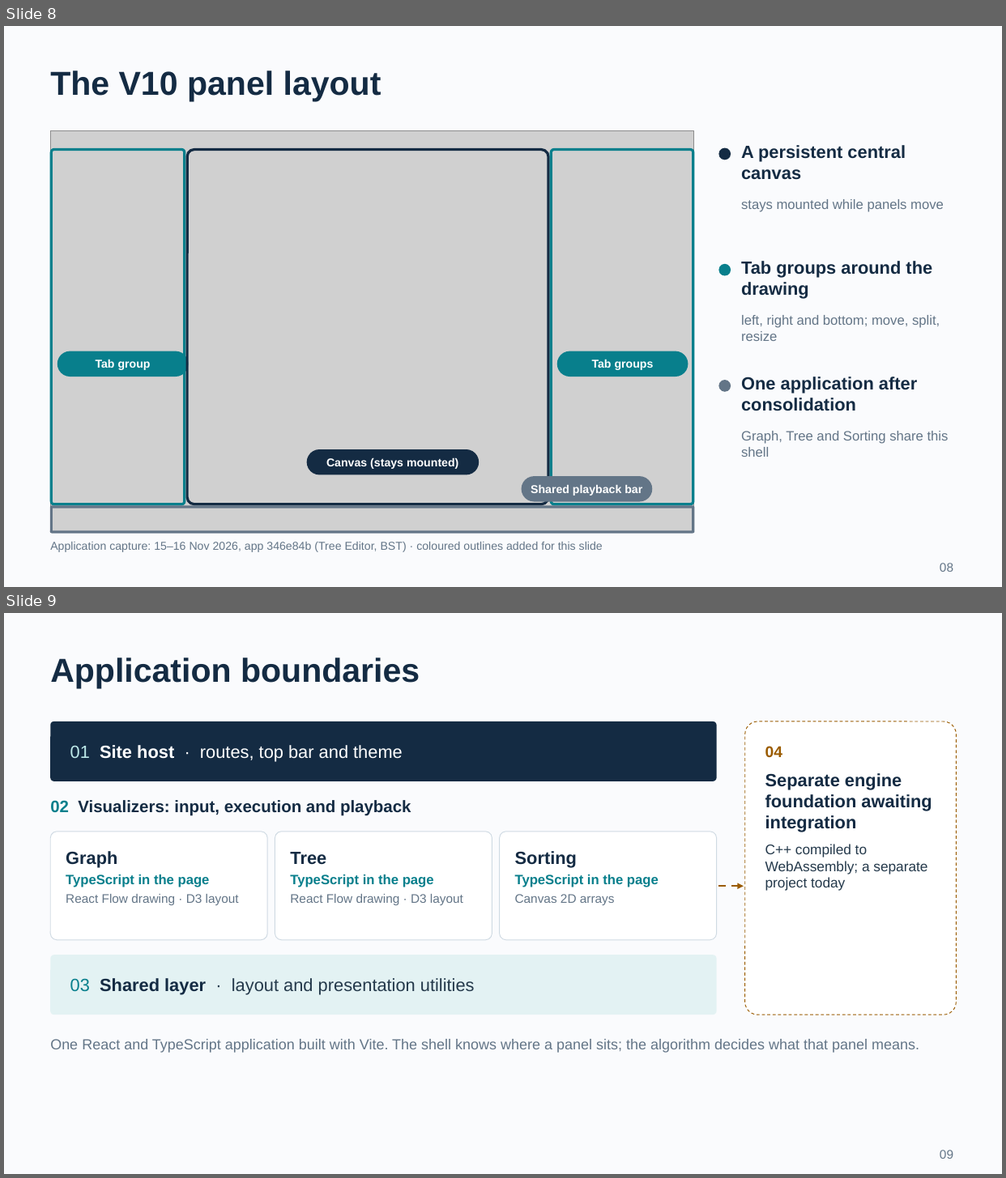
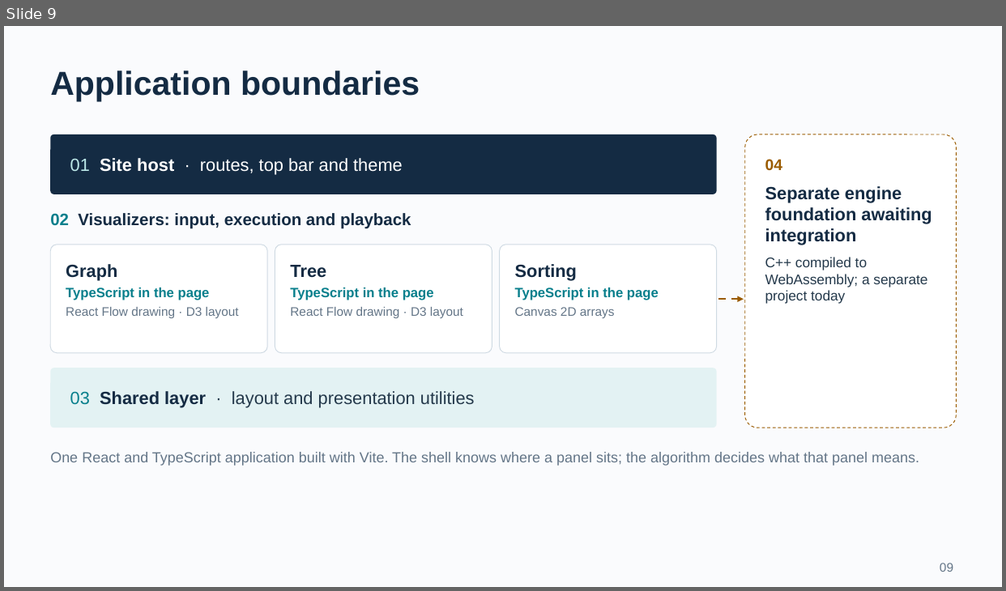
Before and after one commit to BJoozz/docsforfyp, a slide deck: presentation/VisuAlgo_CA_Presentation.pptx. Shown one above the other, each under a label of ours: slides 8 and 9 before the commit, slide 9 after it. The pictures are 1006x1178 and 1006x591 pixels, drawn with LibreOffice and Linux fonts; fonts in the diff are those of the drawing; grey boxes stand for pictures. Boxes give left, top, right and bottom in pixels: in the first picture for what was removed or moved away, otherwise in the second. Text is boxed around its words. In the diff, an @@ line names an element or a change of style, - is before the commit and + after.

```diff
--- a/presentation/VisuAlgo_CA_Presentation.pptx
+++ b/presentation/VisuAlgo_CA_Presentation.pptx
@@ slide 8 removed at [4,26,1002,587], background #FAFBFD @@
@@ text removed at [50,71,381,102] @@
-The V10 panel layout
@@ picture removed at [50,130,694,533] @@
@@ text removed at [741,145,906,180] @@
-A persistent central canvas
@@ rounded rectangle removed at [51,149,185,505] @@
@@ rounded rectangle removed at [187,149,549,505] @@
@@ rounded rectangle removed at [552,149,693,505] @@
@@ ellipse removed at [719,148,731,160] @@
@@ text removed at [741,199,944,212] @@
-stays mounted while panels move
@@ ellipse removed at [719,264,731,276] @@
@@ text removed at [741,261,932,299] @@
-Tab groups around the drawing
@@ text removed at [741,315,940,341] @@
-left, right and bottom; move, split, resize
@@ rounded rectangle removed at [57,352,188,377] @@
-Tab group
@@ rounded rectangle removed at [557,352,688,377] @@
-Tab groups
@@ ellipse removed at [719,380,731,392] @@
@@ text removed at [741,377,917,412] @@
-One application after consolidation
@@ text removed at [741,431,948,457] @@
-Graph, Tree and Sorting share this shell
@@ rounded rectangle removed at [306,450,479,476] @@
-Canvas (stays mounted)
@@ rounded rectangle removed at [522,476,652,502] @@
-Shared playback bar
@@ rounded rectangle removed at [51,507,693,532] @@
@@ text removed at [50,542,603,552] @@
-Application capture: 15–16 Nov 2026, app 346e84b (Tree Editor, BST) · coloured outlines added for this slide
@@ text removed at [940,563,953,572] @@
-08
```
Also in this commit, not shown: 3 slides added, 2 other slides removed, 19 other files.
